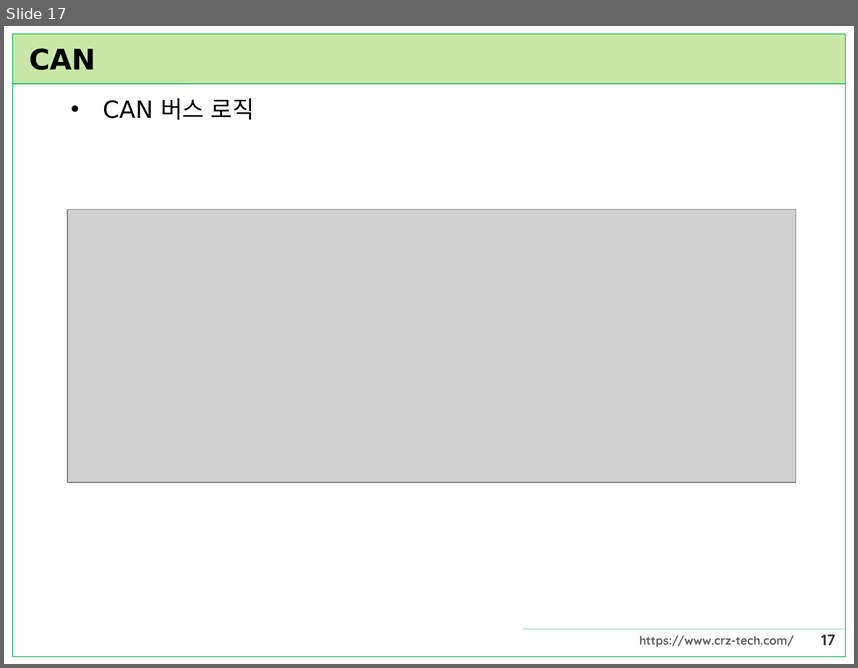
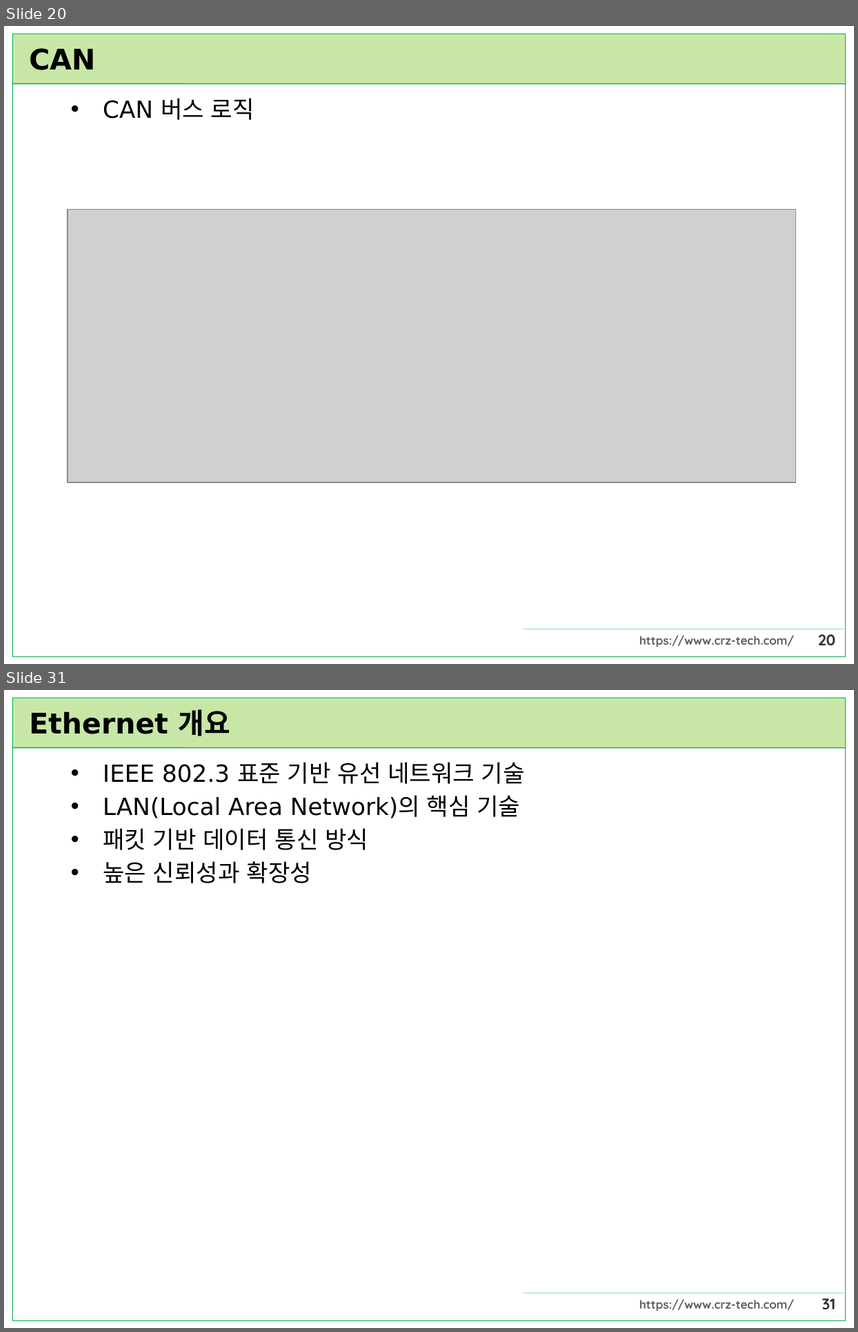
Before and after one commit to CRZ-Technology/Mango-M32, a slide deck: Mango-M32F4/23.통신프로토콜/통신프로토콜.pptx. Shown one above the other, each under a label of ours: slide 17 before the commit, slides 20 and 31 after it; the slides between them are not shown. The pictures are 858x668 and 858x1332 pixels, drawn with LibreOffice and Linux fonts; fonts in the diff are those of the drawing; grey boxes stand for pictures. Boxes give left, top, right and bottom in pixels: in the first picture for what was removed or moved away, otherwise in the second. Text is boxed around its words. In the diff, an @@ line names an element or a change of style, - is before the commit and + after.

```diff
--- a/Mango-M32F4/23.통신프로토콜/통신프로토콜.pptx
+++ b/Mango-M32F4/23.통신프로토콜/통신프로토콜.pptx
@@ slide 31 added at <box>4,690,854,1328</box>, background #FFFFFF; not listed: 6 template elements that a slide beside it also shows @@
@@ title added at <box>29,709,230,736</box>, 24 pt, text #000000, bold @@
+Ethernet 개요
@@ text added at <box>103,762,525,883</box>, 20 pt, text #000000 @@
+• IEEE 802.3 표준 기반 유선 네트워크 기술
+• LAN(Local Area Network)의 핵심 기술
+• 패킷 기반 데이터 통신 방식
+• 높은 신뢰성과 확장성
@@ what was slide 17 is now slide 20 @@
@@ page number at <box>818,634,836,645</box>: text changed @@
-17
+20
```
Also in this commit, not shown: 35 other slides added, 1 other file.
